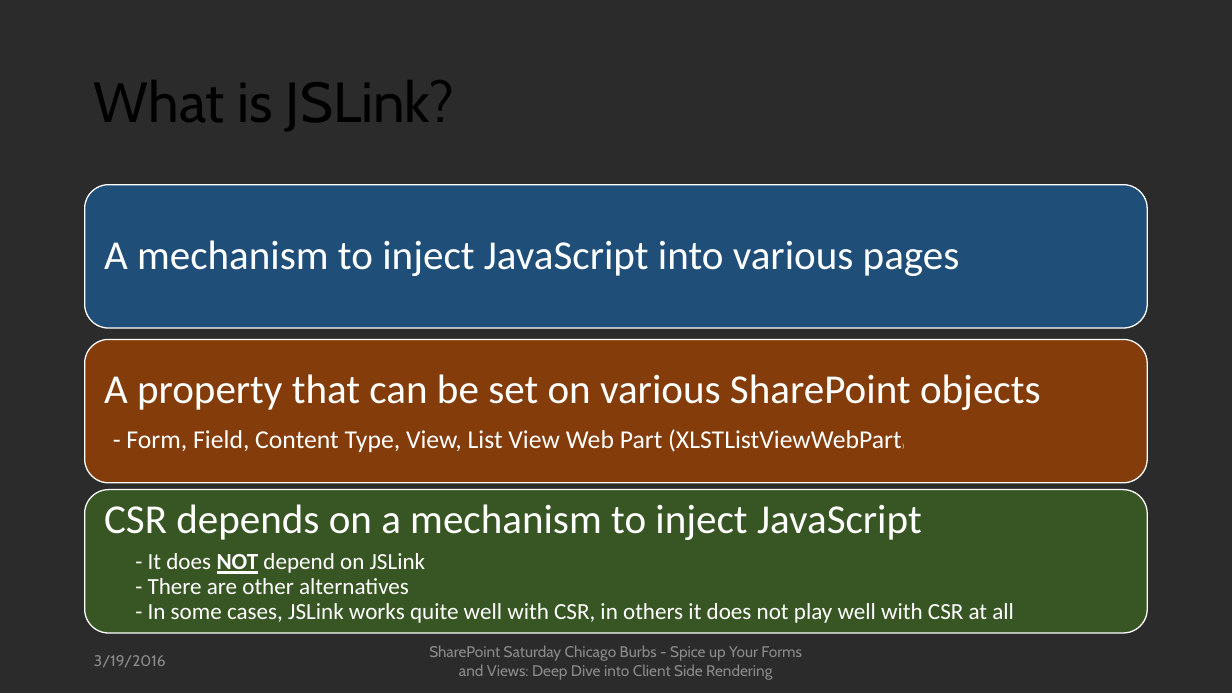
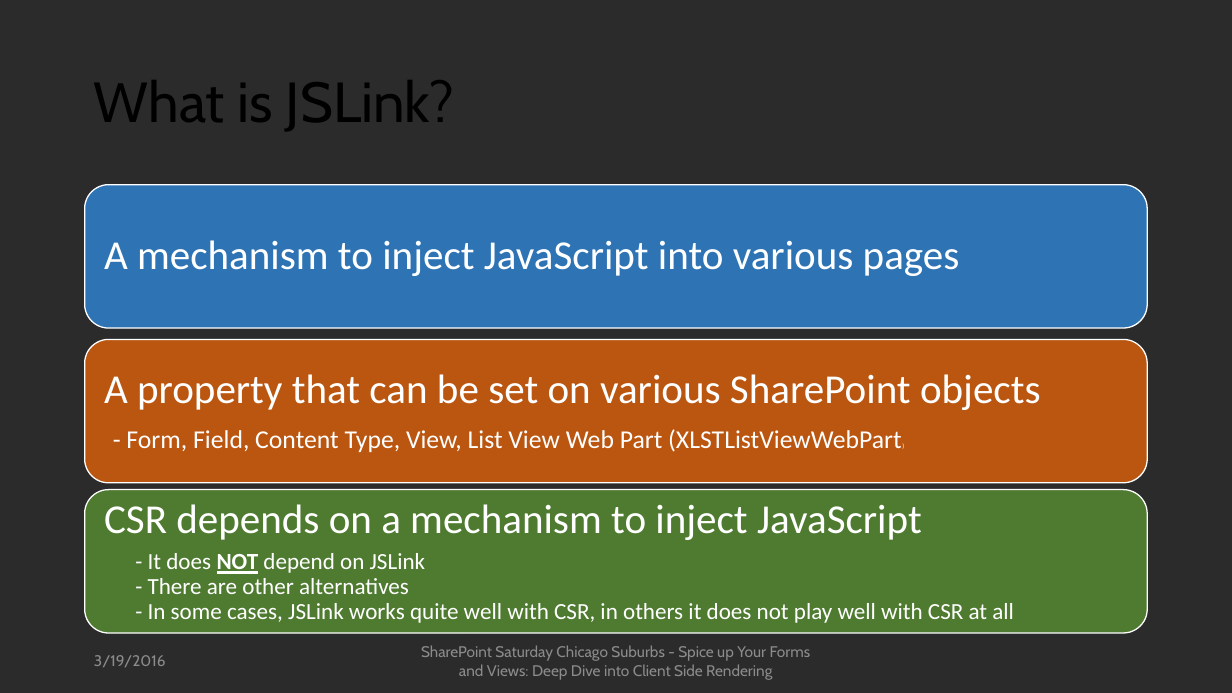
Before and after one commit to mcsheaj/CSRDemos, a slide deck: slide 9 of SPSChicagoBurbs.pptx. Drawn at 1232x693 pixels with LibreOffice and Linux fonts; fonts in the diff are those of the drawing; background and template pictures are left out; a plain dark background stands for a picture behind light text. Boxes give left, top, right and bottom in pixels: in the first picture for what was removed or moved away, otherwise in the second. Text is boxed around its words. In the diff, an @@ line names an element or a change of style, - is before the commit and + after.

```diff
--- a/SPSChicagoBurbs.pptx
+++ b/SPSChicagoBurbs.pptx
@@ rounded rectangle at (x1=85, y1=185, x2=1148, y2=328): fill #1F4E79 to #2E74B4 @@
@@ rounded rectangle at (x1=85, y1=339, x2=1148, y2=482): fill #843C0B to #BB5611 @@
@@ rounded rectangle at (x1=85, y1=490, x2=1148, y2=633): fill #385723 to #4F7B31 @@
@@ text at (x1=421, y1=645, x2=811, y2=680): text changed @@
-SharePoint Saturday Chicago Burbs - Spice up Your Forms and Views: Deep Dive into Client Side Rendering
+SharePoint Saturday Chicago Suburbs - Spice up Your Forms and Views: Deep Dive into Client Side Rendering
```
Also in this commit, not shown: 23 other slides changed, 1 slide added, 1 other file.
